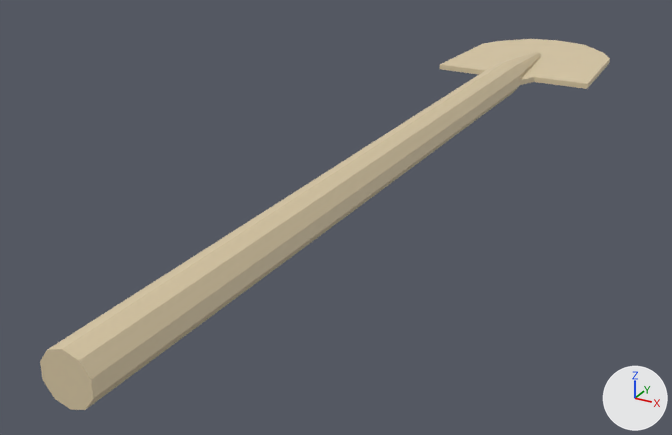
Two versions of the Blender file assets/models/shovel/shovel.blend, one commit apart.
Rendered twice from a 50 mm camera at (1.11, -2.03, 0.94) aimed at (-0.17, 0.3, -0.23). The lights are fixed; the arrows at lower right show +X, +Y and +Z. The older version comes first.

In view in the first picture: 'Shovel'.
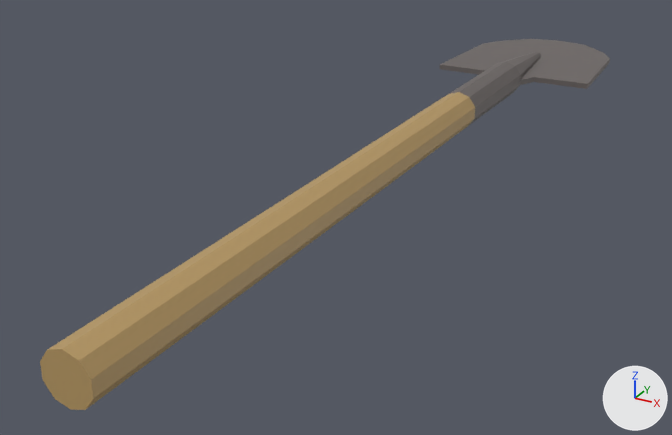
Location of each change, (x1, y1, x2, y2) in pixels of the pictures (672 x 435 px):
'Shovel', surface changed (beige to brown)
    both: (40, 39, 610, 410)

Edits to the bpy script that builds the scene:
```text
Add img_shovel:
    img_shovel = load_image('shovel', '_unpacked/shovel', 500, 500, 'sRGB')
Change mat_material:
    remove mat_material.base_color = (0.725, 0.602, 0.391)  # beige #ddcca8
    add mat_material.texture = img_shovel
```
